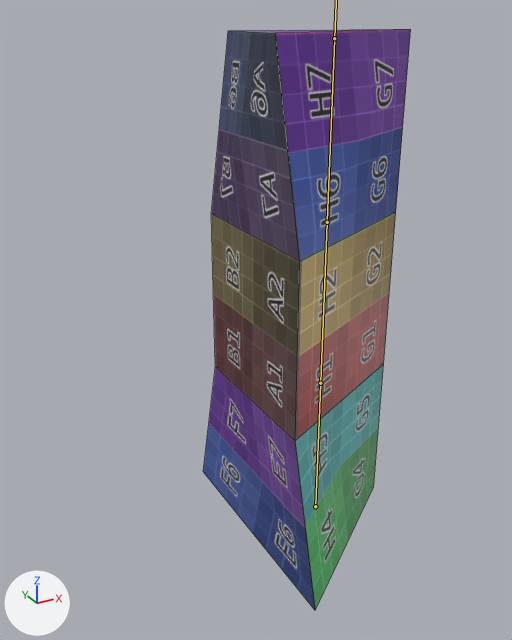
The FBX model Resources/Model/objCube/objCube.fbx, before and after one commit.
One viewpoint serves both versions: a camera (50 mm lens) standing at (-4.55, -6.57, 5.33) and looking at (-0.89, 0.08, 2.0). The lights are fixed; the arrows at lower left show +X, +Y and +Z. The bones that bend it are drawn over the model as lines. Mesh edges are drawn as thin lines.

Objects in the first picture: '立方体'.
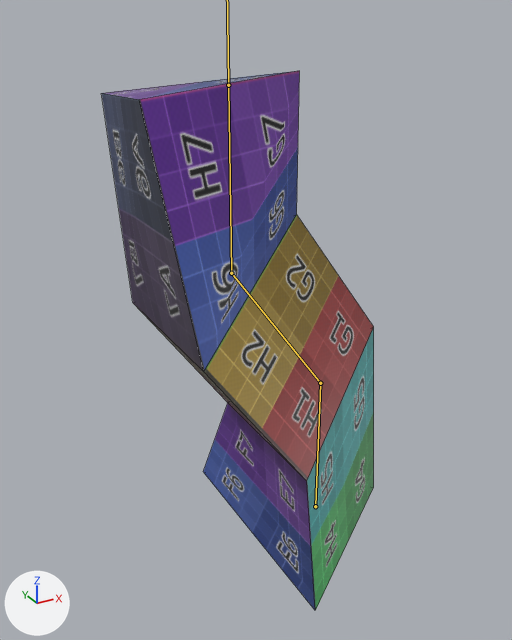
The newer file adds an action. The first version stands in its rest pose; the second is drawn at frame 30 of the action 'アーマチュア|アーマチュア|アーマチュア|Action1'.

Location of each change, (x1, y1, x2, y2) in pixels of the pictures (512 x 640 px):
'立方体', posed (31% wider, 7% shorter): before (203, 29, 411, 610); after (101, 71, 374, 610)
bone 'Middle', root to tip: before (320, 383) to (327, 222); after (320, 383) to (231, 273)
bone 'Top', root to tip: before (327, 222) to (334, 38); after (231, 273) to (228, 85)

The edits, one by one:
Bone 'Middle' (bone_middle) turns from (0, 0, 0) to (0, 0, 36) degrees about its own x, y and z.
Bone 'Top' (bone_top) turns from (0, 0, 0) to (0, 0, -36) degrees about its own x, y and z.
